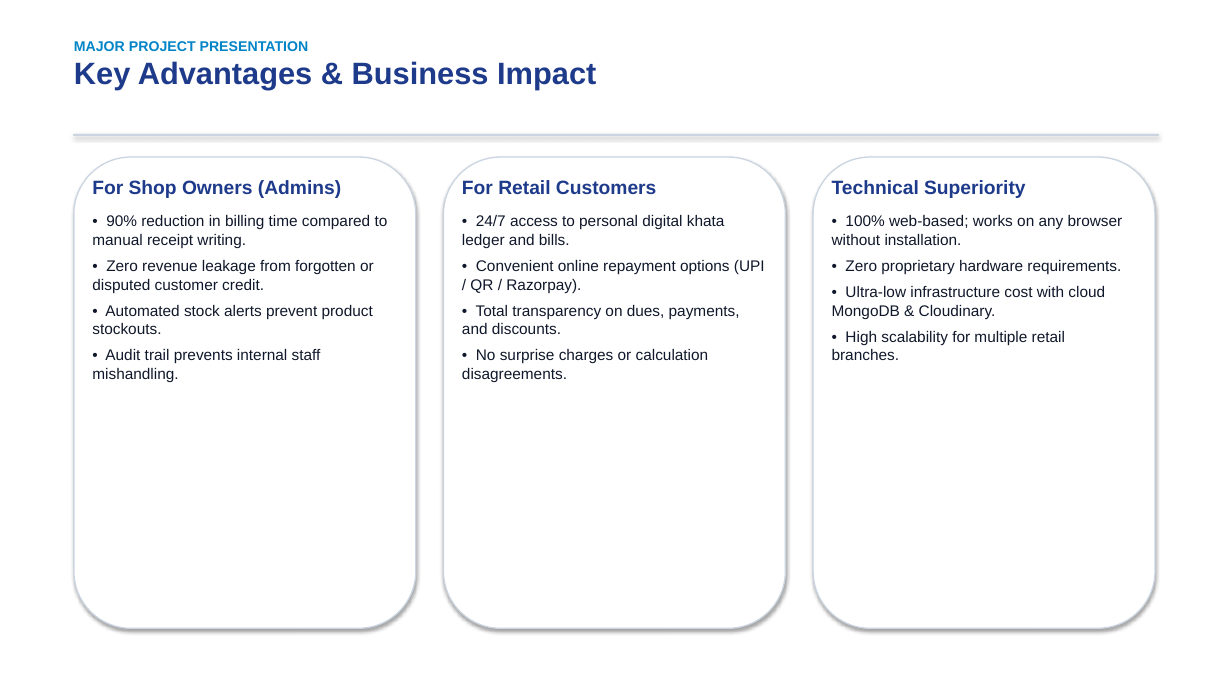
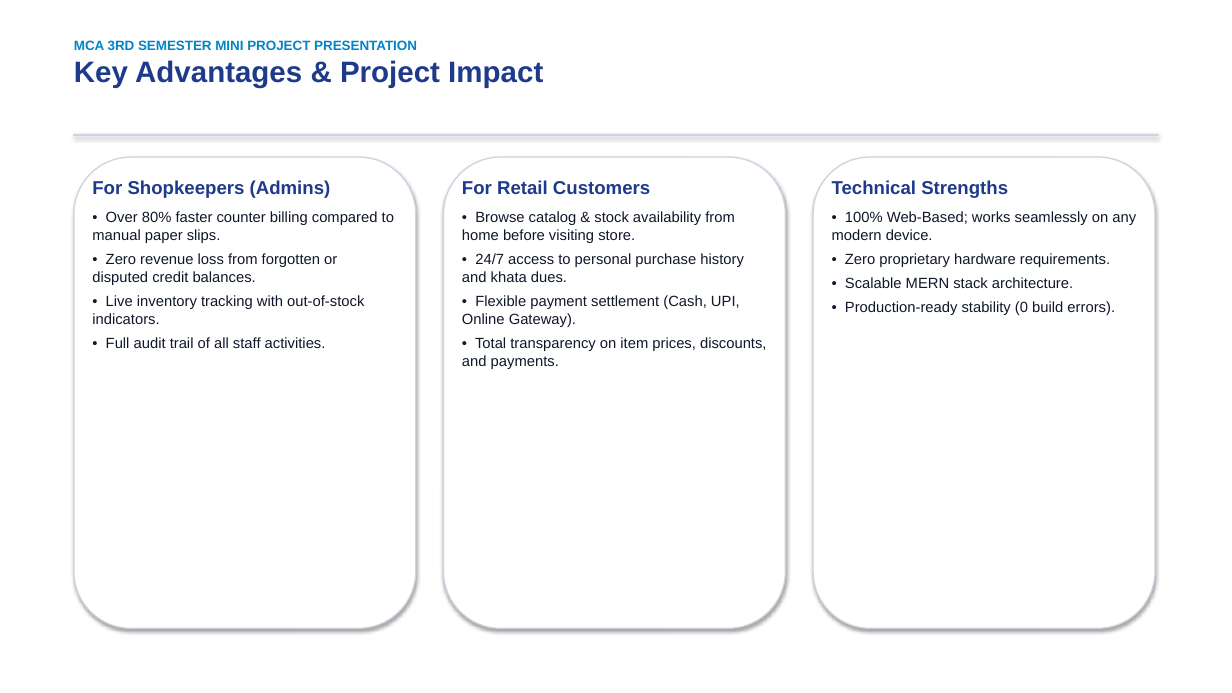
Before and after one commit to Ajitsingh57/SmartShop, a slide deck: slide 13 of docs/SmartShop_Project_Presentation.pptx. Drawn at 1232x693 pixels with LibreOffice and Linux fonts; fonts in the diff are those of the drawing. Boxes give left, top, right and bottom in pixels: in the first picture for what was removed or moved away, otherwise in the second. Text is boxed around its words. In the diff, an @@ line names an element or a change of style, - is before the commit and + after.

```diff
--- a/docs/SmartShop_Project_Presentation.pptx
+++ b/docs/SmartShop_Project_Presentation.pptx
@@ text at box(74, 40, 543, 88): text changed; size 24 to 10.5 pt; text colour #1E3A8A to #0284C7 @@
-MAJOR PROJECT PRESENTATION
-Key Advantages & Business Impact
+MCA 3RD SEMESTER MINI PROJECT PRESENTATION
+Key Advantages & Project Impact
@@ text at box(92, 180, 394, 348): text changed; size 12 to 11.5 pt @@
-For Shop Owners (Admins)
-• 90% reduction in billing time compared to manual receipt writing.
-• Zero revenue leakage from forgotten or disputed customer credit.
-• Automated stock alerts prevent product stockouts.
-• Audit trail prevents internal staff mishandling.
+For Shopkeepers (Admins)
+• Over 80% faster counter billing compared to manual paper slips.
+• Zero revenue loss from forgotten or disputed credit balances.
+• Live inventory tracking with out-of-stock indicators.
+• Full audit trail of all staff activities.
@@ text at box(462, 180, 650, 194): size 15 to 14.5 pt in "For Retail Customers"; less space between paragraphs @@
@@ text at box(832, 180, 1136, 240): text changed; size 12 to 11.5 pt @@
-Technical Superiority
-• 100% web-based; works on any browser without installation.
+Technical Strengths
+• 100% Web-Based; works seamlessly on any modern device.
@@ text at box(462, 211, 766, 369): text changed; size 12 to 11.5 pt @@
-• 24/7 access to personal digital khata ledger and bills.
-• Convenient online repayment options (UPI / QR / Razorpay).
-• Total transparency on dues, payments, and discounts.
-• No surprise charges or calculation disagreements.
+• Browse catalog & stock availability from home before visiting store.
+• 24/7 access to personal purchase history and khata dues.
+• Flexible payment settlement (Cash, UPI, Online Gateway).
+• Total transparency on item prices, discounts, and payments.
@@ text at box(845, 253, 1110, 267): size 12 to 11.5 pt in "• Zero proprietary hardware requirements."; less space between paragraphs @@
@@ text at box(845, 301, 1115, 315): text changed; size 12 to 11.5 pt @@
-• Ultra-low infrastructure cost with cloud MongoDB & Cloudinary.
-• High scalability for multiple retail branches.
+• Scalable MERN stack architecture.
+• Production-ready stability (0 build errors).
```
Also in this commit, not shown: 13 other slides changed, 16 other files.
